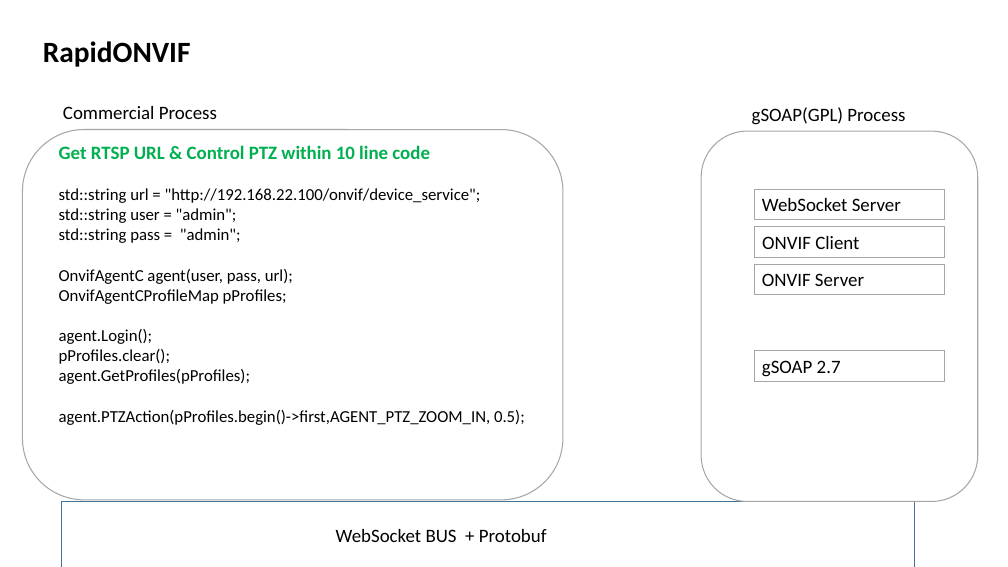
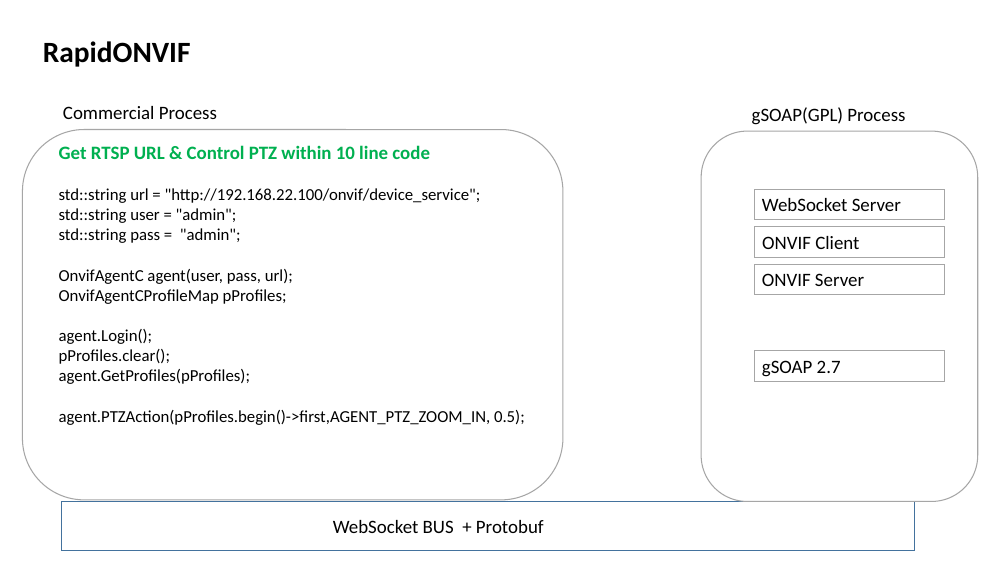
Before and after one commit to linkingvision/rapidonvif, a slide deck: slide 1 of onvif/doc/rapidonvif.pptx. Drawn at 1008x567 pixels with LibreOffice and Linux fonts; fonts in the diff are those of the drawing. Boxes give left, top, right and bottom in pixels: in the first picture for what was removed or moved away, otherwise in the second. Text is boxed around its words. In the diff, an @@ line names an element or a change of style, - is before the commit and + after.

```diff
--- a/onvif/doc/rapidonvif.pptx
+++ b/onvif/doc/rapidonvif.pptx
@@ rectangle: place and size @@
-rectangle at (62,501,914,567)
+rectangle at (62,501,914,551)
@@ text "WebSocket BUS + Protobuf": place and size @@
-text "WebSocket BUS + Protobuf" at (336,529,547,542)
+text "WebSocket BUS + Protobuf" at (333,520,544,533)
```
Also in this commit, not shown: 1 other file.
